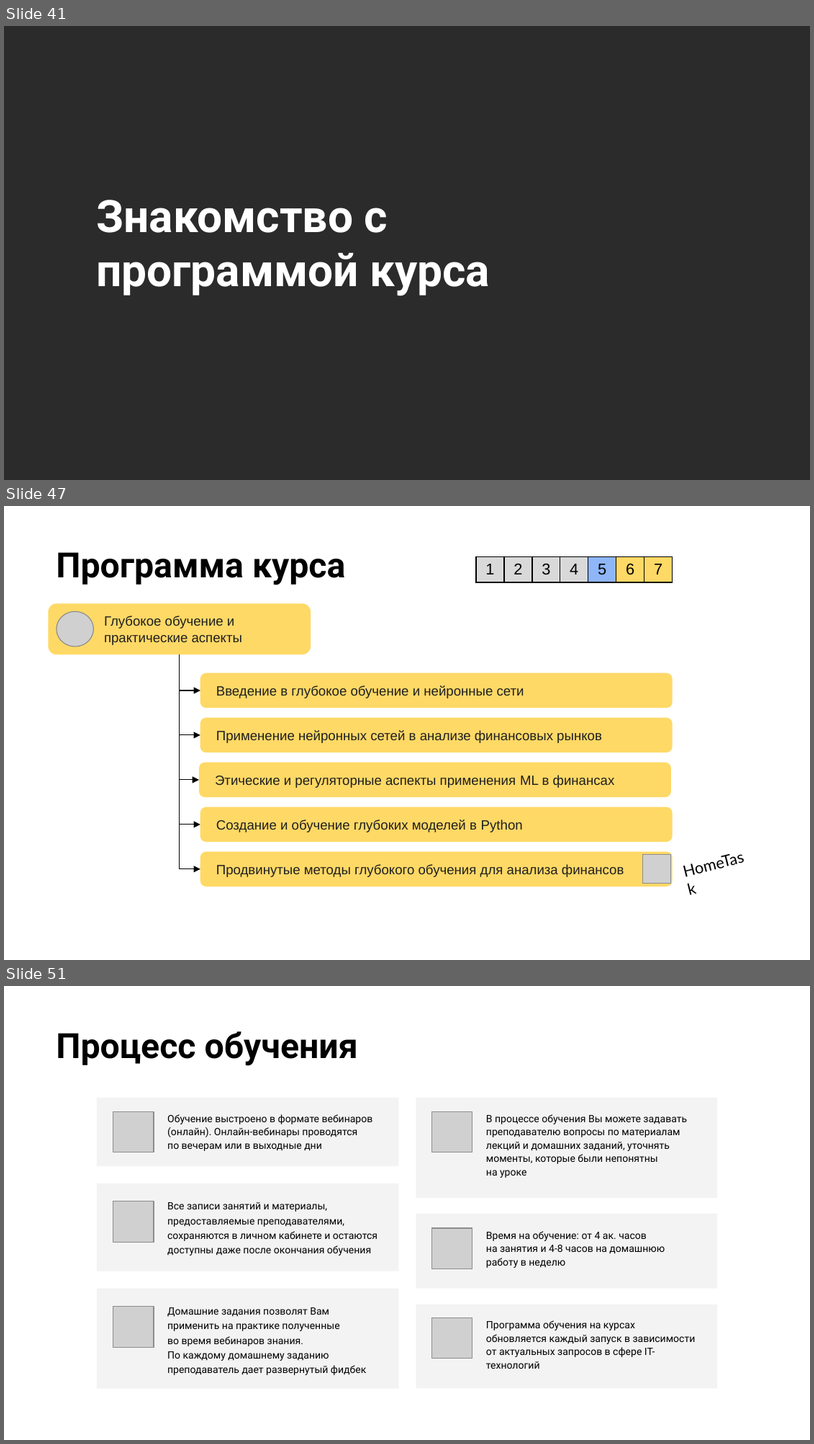
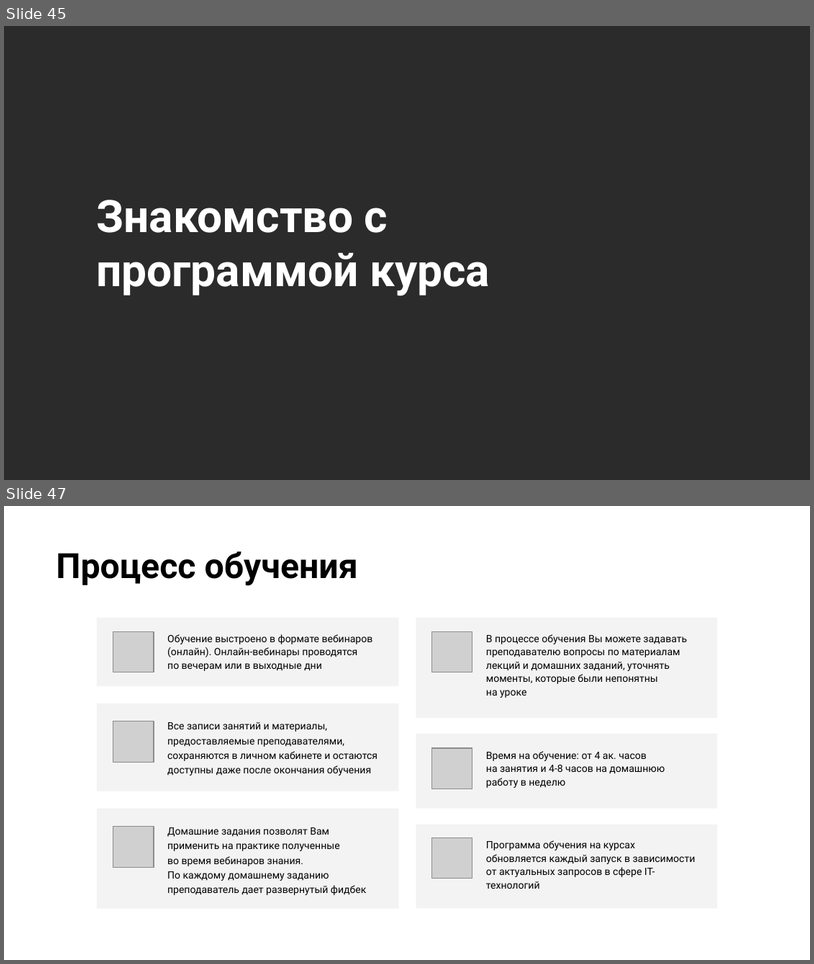
Before and after one commit to stureiko/Otus_lectures, a slide deck: FinML/Open_lesson_graph_patterns/Presentation/Graph_patterns.pptx. Shown one above the other, each under a label of ours: slides 41, 47 and 51 before the commit, slides 45 and 47 after it; the slides between them are not shown. The pictures are 814x1444 and 814x964 pixels, drawn with LibreOffice and Linux fonts; fonts in the diff are those of the drawing; grey boxes stand for pictures; background and template pictures are left out; a plain dark background stands for a picture behind light text. Boxes give left, top, right and bottom in pixels: in the first picture for what was removed or moved away, otherwise in the second. Text is boxed around its words. In the diff, an @@ line names an element or a change of style, - is before the commit and + after.

```diff
--- a/FinML/Open_lesson_graph_patterns/Presentation/Graph_patterns.pptx
+++ b/FinML/Open_lesson_graph_patterns/Presentation/Graph_patterns.pptx
@@ slide 47 removed at <box>4,506,810,960</box>, background picture (left out) @@
@@ title removed at <box>56,552,345,585</box> @@
-Программа курса
@@ table removed at <box>476,557,674,584</box>, 1 rows, 7 columns @@
-1 | 2 | 3 | 4 | 5 | 6 | 7
@@ rounded rectangle removed at <box>49,604,311,654</box> @@
-Глубокое обучение и практические аспекты
@@ picture removed at <box>57,612,93,646</box> @@
@@ elbow arrow removed from (180, 654) to (201, 690) @@
@@ elbow arrow removed from (180, 654) to (201, 735) @@
@@ elbow arrow removed from (180, 654) to (199, 780) @@
@@ elbow arrow removed from (180, 654) to (201, 824) @@
@@ elbow arrow removed from (180, 654) to (201, 869) @@
@@ rounded rectangle removed at <box>201,673,674,708</box> @@
-Введение в глубокое обучение и нейронные сети
@@ rounded rectangle removed at <box>201,717,674,752</box> @@
-Применение нейронных сетей в анализе финансовых рынков
@@ rounded rectangle removed at <box>199,762,671,797</box> @@
-Этические и регуляторные аспекты применения ML в финансах
@@ rounded rectangle removed at <box>201,807,674,842</box> @@
-Создание и обучение глубоких моделей в Python
@@ rounded rectangle removed at <box>201,851,674,886</box> @@
-Продвинутые методы глубокого обучения для анализа финансов
@@ text removed at <box>673,840,759,887</box> @@
-HomeTask
@@ picture removed at <box>643,854,671,883</box> @@
@@ what was slide 41 is now slide 45 @@
@@ what was slide 51 is now slide 47 @@
```
Also in this commit, not shown: 4 slides changed, 4 slides added, 7 other slides removed, 12 other files.
